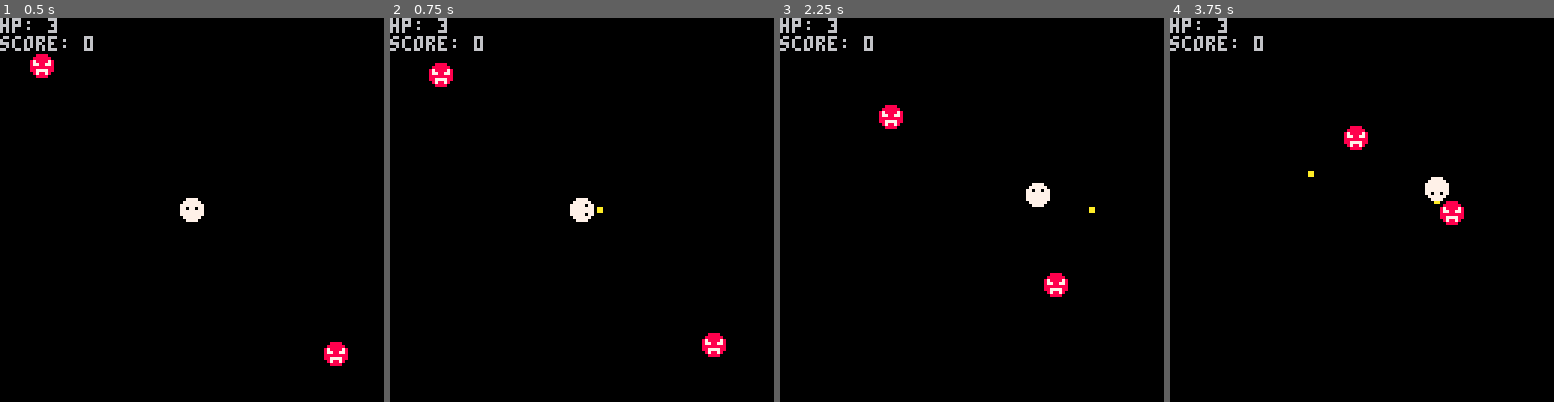
Above: before the commit, frames 1-4 (left to right).
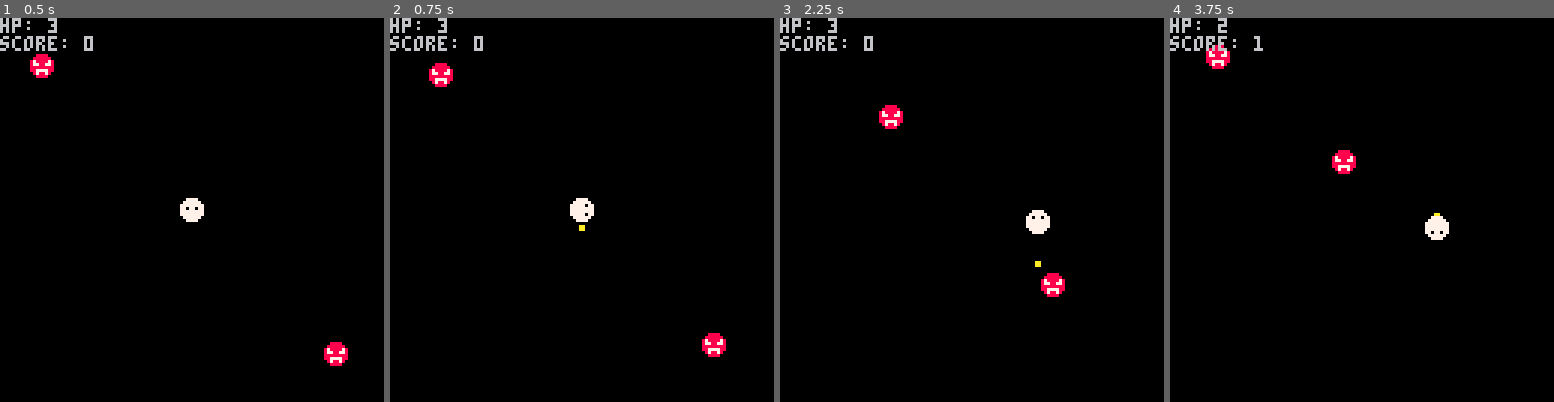
Above: after the commit, the same moments.

Repository: Bakawy/Pico_Games
Game: PICO-8 cartridge shooty_game.p8
The game is run twice, just before and just after one commit, with the same random seed, the same clock (stepped at 60 frames per second) and the same inputs.
Inputs:
- Up to frame 1 (0.5 s): tap X (X key) at 0.33 s
- Up to frame 2 (0.75 s): tap O (Z key) at 0.7 s
- Up to frame 3 (2.25 s): tap X (X key) at 1.07, 1.85 s; hold Right 1.6-2.1 s; tap O (Z key) at 1.7, 2.1 s; hold Up from 2.15 s (still down)
- Up to frame 4 (3.75 s): release Up at 2.42 s; hold Right 2.47-3.03 s; tap O (Z key) every 0.4 s from 2.5 to 3.7 s; tap X (X key) at 2.97 s; hold Left 3.08-3.58 s; hold Down from 3.63 s (still down)

Frame 1 is identical in both runs. In frame 2, less than 0.1% of the frame differs, in the area x 49-56%, y 49-56%; in frame 3, 0.8%; in frame 4, 2.0%, in the area x 9-77%, y 1-58%.

Commit message:
improved shooty game

Diff:
--- a/shooty_game.p8
+++ b/shooty_game.p8
@@ -46,6 +46,12 @@
 	--drawdebug()
 end
 -->8
+function getinputvector()
+	local dx = (input.r and 1 or 0) - (input.l and 1 or 0)
+	local dy = (input.d and 1 or 0) - (input.u and 1 or 0)
+	return dx, dy
+end
+
 function checkinput()
 	input={
 		l=false,
@@ -97,12 +103,7 @@
 		end
 	end
 
-	local dx=0
-	local dy=0
-	if input.r then dx += 1 end
-	if input.l then dx -= 1 end
-	if input.u then dy += 1 end
-	if input.d then dy -= 1 end
+	local dx, dy = getinputvector()
 	if dx~=0 or dy~=0 then
 		local dir=atan2(dx,dy)
 		x += speed*cos(dir)
@@ -111,17 +112,12 @@
 end
 
 function playershoot()
-	local dx=0
-	local dy=0
 	local firerate=0.25 --seconds per shot
 
 	if shootcooldown>0 then return
 	else shootcooldown=firerate*60 end
 
-	if facing.x=="r" then dx=1
-	elseif facing.x=="l" then dx=-1 end
-	if facing.y=="u" then dy=1
-	elseif facing.y=="d" then dy=-1 end
+	local dx, dy = getinputvector()
 
 	shoot(x, y, atan2(dx, dy))
 end
